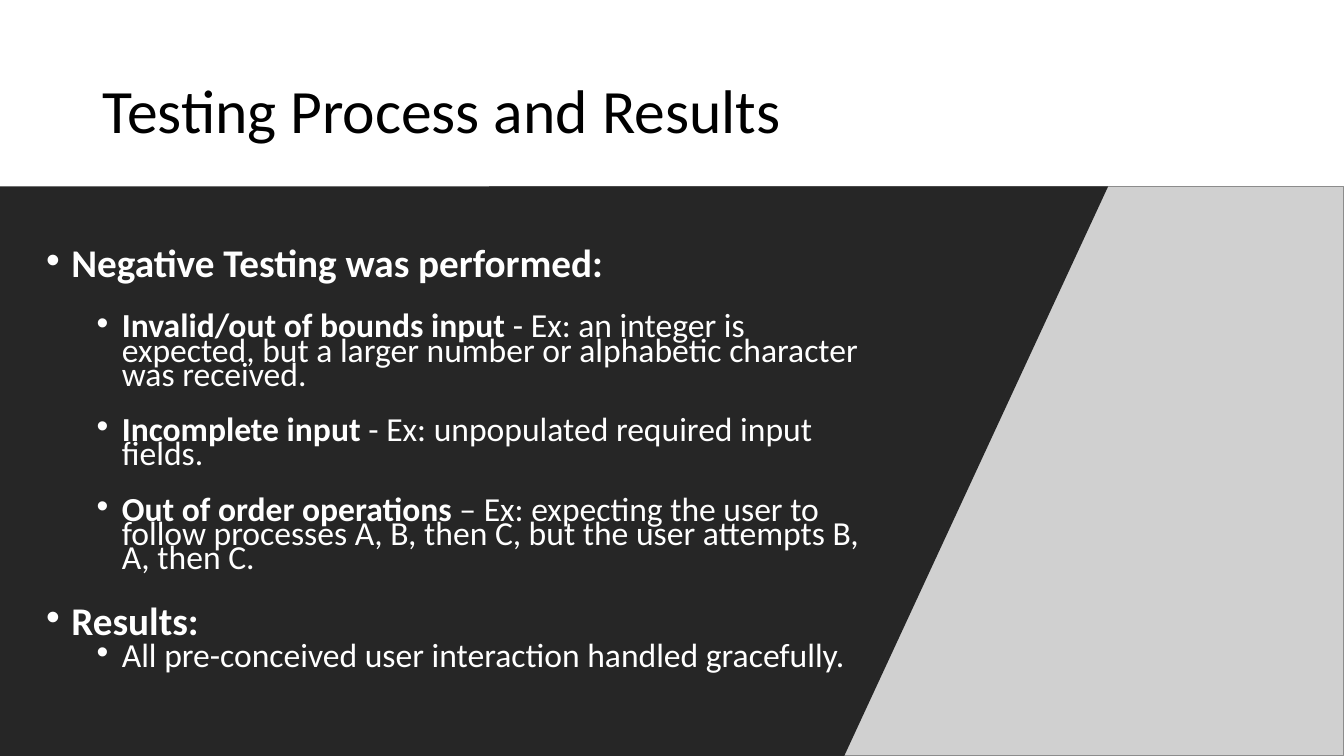
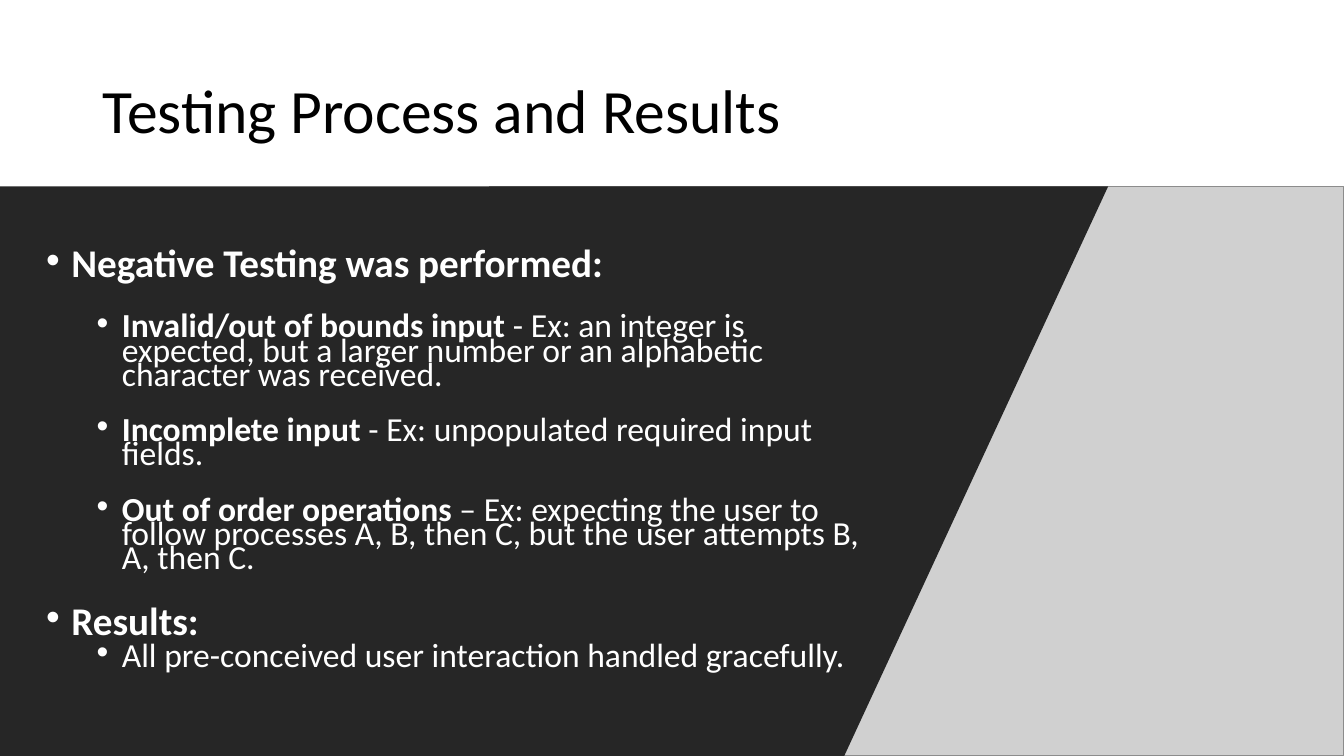
Before and after one commit to dustinfast/TeamPlayTracker, a slide deck: slide 7 of FinalReport/AWGADemo.pptx. Drawn at 1344x756 pixels with LibreOffice and Linux fonts; fonts in the diff are those of the drawing; grey boxes stand for pictures. Boxes give left, top, right and bottom in pixels: in the first picture for what was removed or moved away, otherwise in the second. Text is boxed around its words. In the diff, an @@ line names an element or a change of style, - is before the commit and + after.

Commit message:
Updated ppt -DF

```diff
--- a/FinalReport/AWGADemo.pptx
+++ b/FinalReport/AWGADemo.pptx
@@ text at (122,313,763,387): text changed @@
-  • Invalid/out of bounds input - Ex: an integer is expected, but a larger number or alphabetic character was received.
+  • Invalid/out of bounds input - Ex: an integer is expected, but a larger number or an alphabetic character was received.
```
Also in this commit, not shown: 1 other slide changed, 6 slides added, 1 other file.
